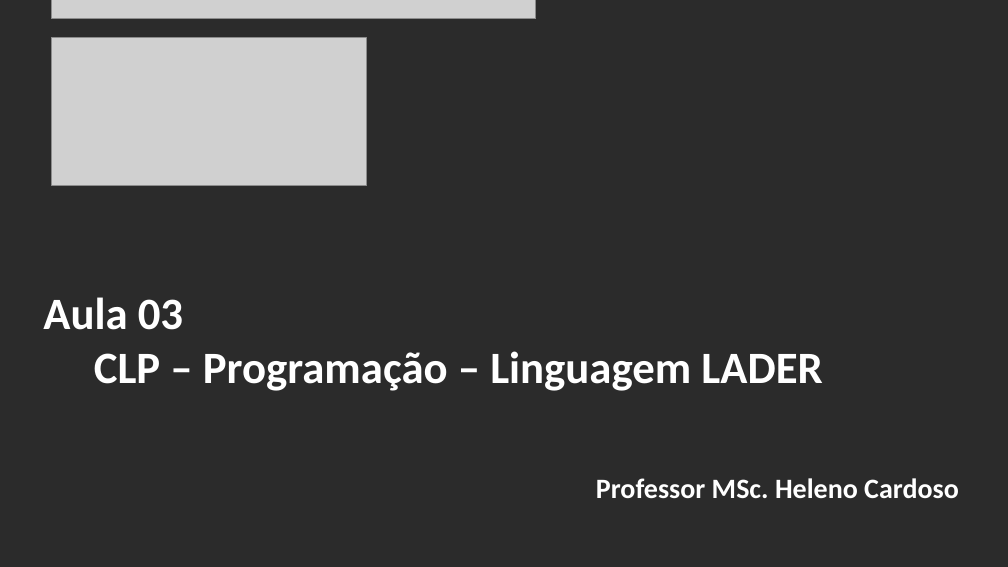
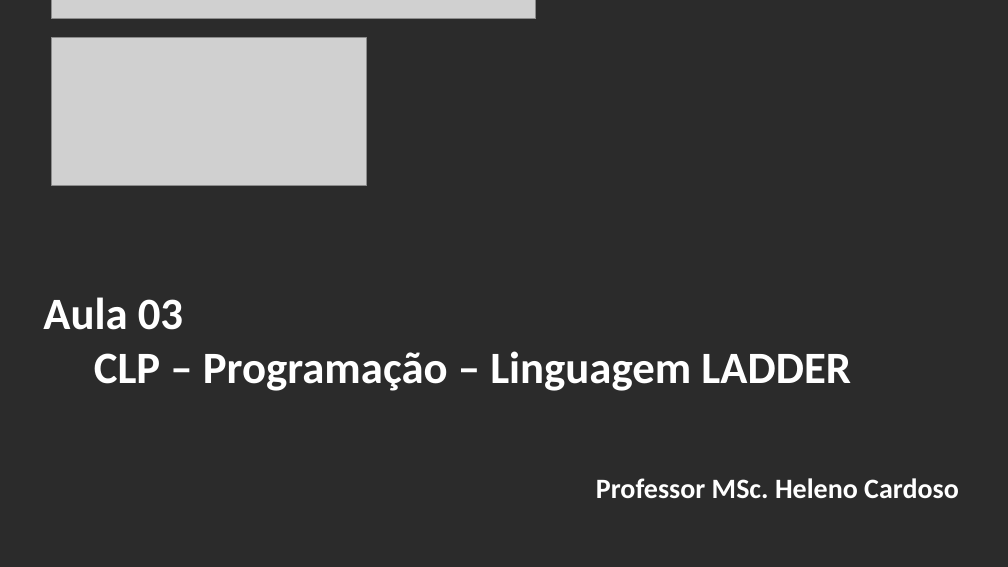
Before and after one commit to CloudEducationBrazil/WydenUniRuyControladoresLogicosProgCLP, a slide deck: slide 2 of 01 Classes/Aula3 - CLP - Programação - Linguagem LADER.pptx. Drawn at 1008x567 pixels with LibreOffice and Linux fonts; fonts in the diff are those of the drawing; grey boxes stand for pictures; background and template pictures are left out; a plain dark background stands for a picture behind light text. Boxes give left, top, right and bottom in pixels: in the first picture for what was removed or moved away, otherwise in the second. Text is boxed around its words. In the diff, an @@ line names an element or a change of style, - is before the commit and + after.

Commit message:
Disciplina CLP LADDER 27Mar2025

```diff
--- a/01 Classes/Aula3 - CLP - Programação - Linguagem LADER.pptx
+++ b/01 Classes/Aula3 - CLP - Programação - Linguagem LADER.pptx
@@ title at (x1=43, y1=297, x2=851, y2=391): text changed @@
-Aula 03
-CLP – Programação – Linguagem LADER
+Aula 03
+CLP – Programação – Linguagem LADDER
```
Also in this commit, not shown: 5 other slides changed, 32 slides added, 11 other files.
